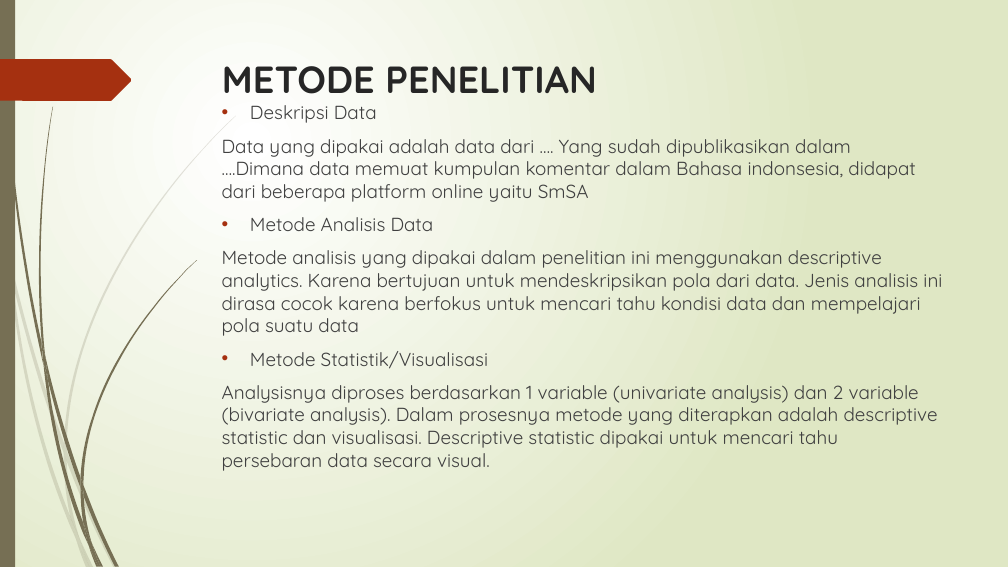
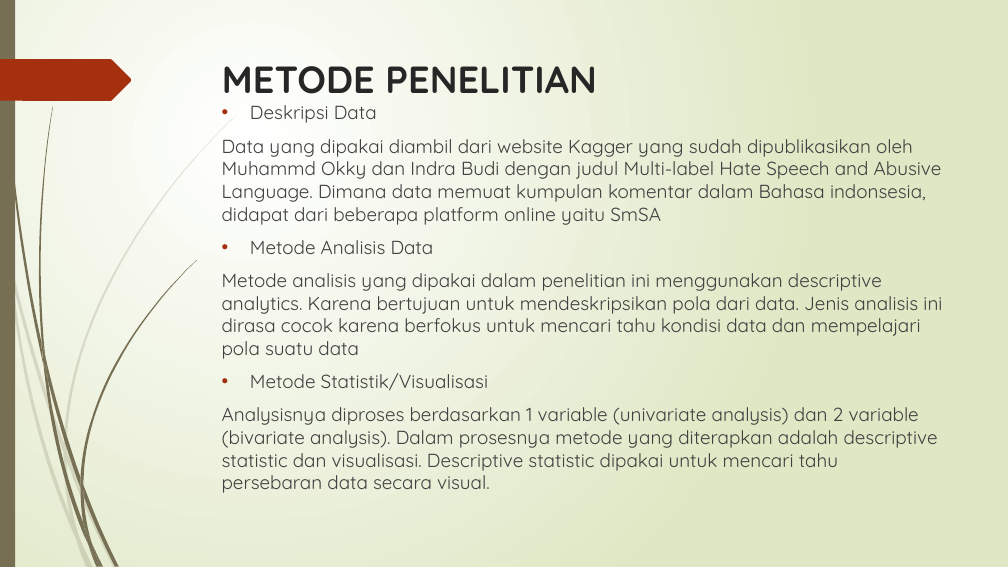
Before and after one commit to christadel27/2300944_09_ADE_hate-speech_Challenge-Gold, a slide deck: slide 3 of TUGAS GOLD CHALLENGE.pptx. Drawn at 1008x567 pixels with LibreOffice and Linux fonts; fonts in the diff are those of the drawing. Boxes give left, top, right and bottom in pixels: in the first picture for what was removed or moved away, otherwise in the second. Text is boxed around its words. In the diff, an @@ line names an element or a change of style, - is before the commit and + after.

```diff
--- a/TUGAS GOLD CHALLENGE.pptx
+++ b/TUGAS GOLD CHALLENGE.pptx
@@ text at [222, 139, 942, 225]: text changed @@
-Data yang dipakai adalah data dari …. Yang sudah dipublikasikan dalam ….Dimana data memuat kumpulan komentar dalam Bahasa indonsesia, didapat dari beberapa platform online yaitu SmSA
+Data yang dipakai diambil dari website Kagger yang sudah dipublikasikan oleh Muhammd Okky dan Indra Budi dengan judul Multi-label Hate Speech and Abusive Language. Dimana data memuat kumpulan komentar dalam Bahasa indonsesia, didapat dari beberapa platform online yaitu SmSA
```
Also in this commit, not shown: 4 other slides changed, 4 other files.
